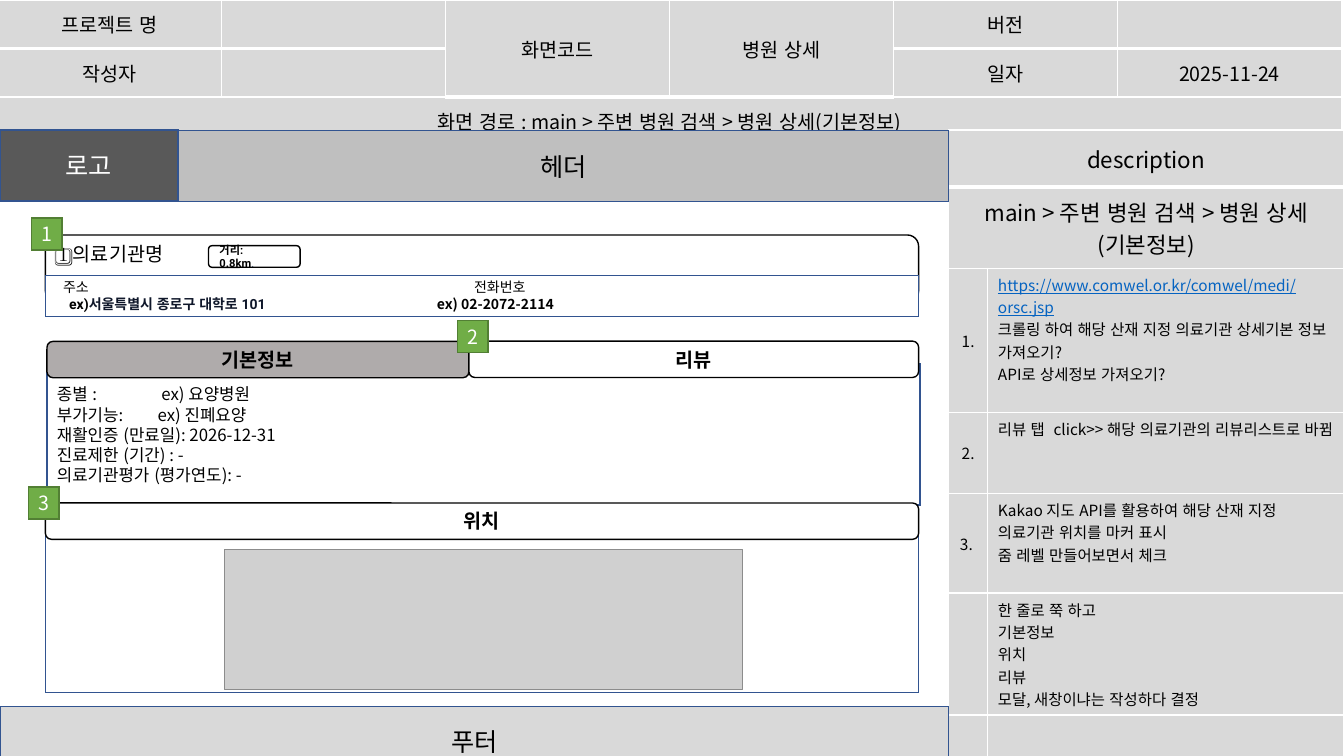
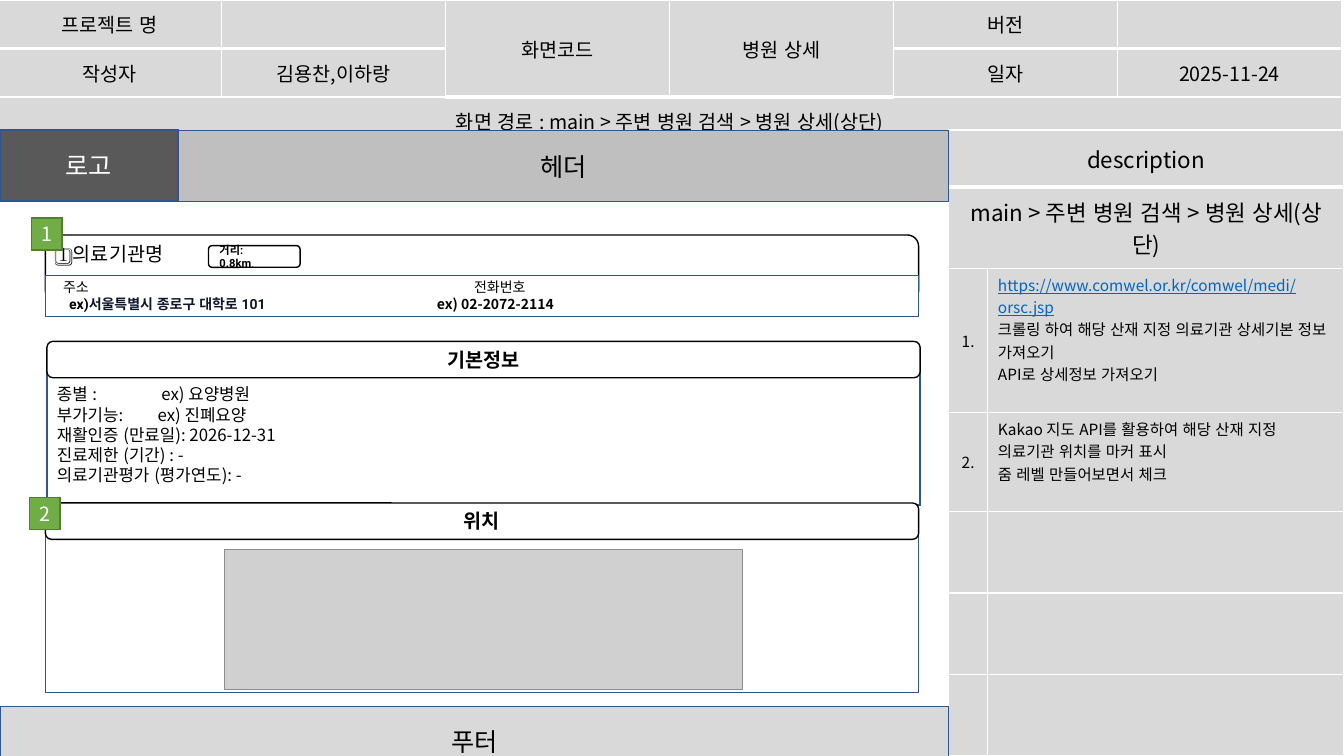
Before and after one commit to imyongchan/source, a slide deck: slide 44 of 종합기획/종합/스토리보드_종합중.pptx (slide 45 before the commit). Drawn at 1344x756 pixels with LibreOffice and Linux fonts; fonts in the diff are those of the drawing; grey boxes stand for pictures. Boxes give left, top, right and bottom in pixels: in the first picture for what was removed or moved away, otherwise in the second. Text is boxed around its words. In the diff, an @@ line names an element or a change of style, - is before the commit and + after.

```diff
--- a/종합기획/종합/스토리보드_종합중.pptx
+++ b/종합기획/종합/스토리보드_종합중.pptx
@@ table at (0, 0, 1341, 153) @@
-row 2, column 2: 
+row 2, column 2: 김용찬,이하랑
-row 3, column 1: 화면 경로 : main > 주변 병원 검색 > 병원 상세(기본정보)
+row 3, column 1: 화면 경로 : main > 주변 병원 검색 > 병원 상세(상단)
@@ table at (949, 130, 1344, 756) @@
-row 2: main > 주변 병원 검색 > 병원 상세(기본정보) | 
-row 3: 1. | https://www.comwel.or.kr/comwel/medi/orsc.jsp / 크롤링 하여 해당 산재 지정 의료기관 상세기본 정보 가져오기? / API로 상세정보 가져오기?
-row 4: 2. | 리뷰 탭 click>> 해당 의료기관의 리뷰리스트로 바뀜
-row 5: 3. | Kakao 지도 API를 활용하여 해당 산재 지정 의료기관 위치를 마커 표시 / 줌 레벨 만들어보면서 체크
-row 6:  | 한 줄로 쭉 하고 / 기본정보 / 위치 / 리뷰 / 모달, 새창이냐는 작성하다 결정
+row 2: main > 주변 병원 검색 > 병원 상세(상단) | 
+row 3: 1. | https://www.comwel.or.kr/comwel/medi/orsc.jsp / 크롤링 하여 해당 산재 지정 의료기관 상세기본 정보 가져오기 / API로 상세정보 가져오기
+row 4: 2. | Kakao 지도 API를 활용하여 해당 산재 지정 의료기관 위치를 마커 표시 / 줌 레벨 만들어보면서 체크
+row 7:  | 
+row 8:  | 
@@ rounded rectangle "기본정보": place and size @@
-rounded rectangle "기본정보" at (47, 342, 470, 378)
+rounded rectangle "기본정보" at (47, 342, 921, 378)
@@ rounded rectangle "기본정보" at (47, 342, 921, 378): fill #AFABAB to #FFFFFF @@
@@ rounded rectangle removed at (469, 341, 919, 377) @@
-리뷰
@@ rectangle removed at (28, 487, 58, 519) @@
-3
@@ rectangle "2": place and size @@
-rectangle "2" at (458, 321, 488, 353)
+rectangle "2" at (29, 498, 59, 530)
```
Also in this commit, not shown: 25 other slides changed, 1 slide removed.
